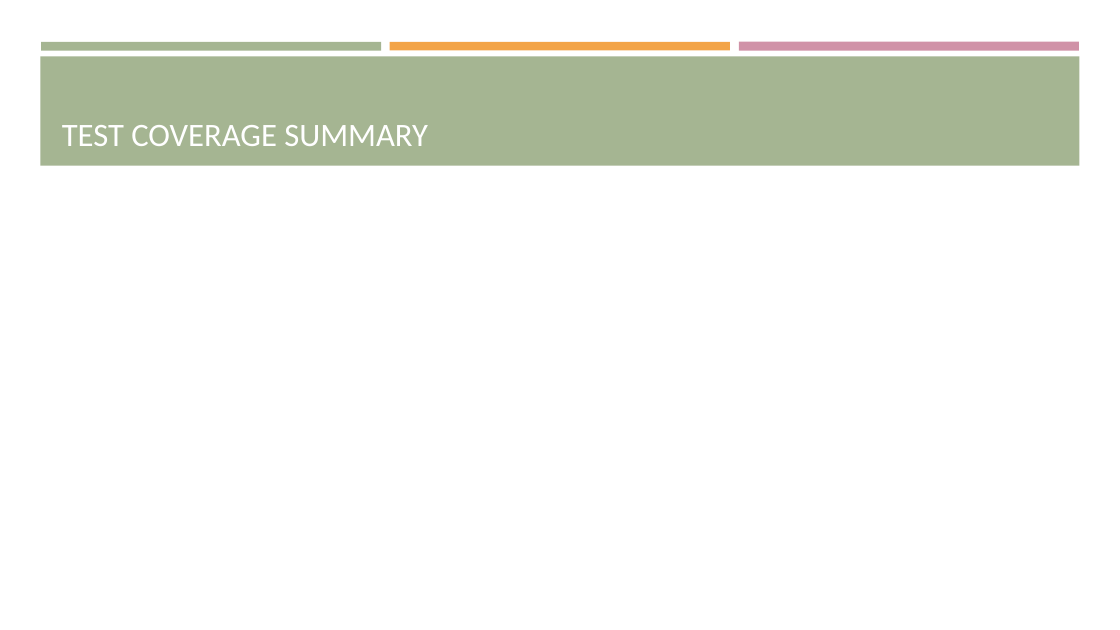
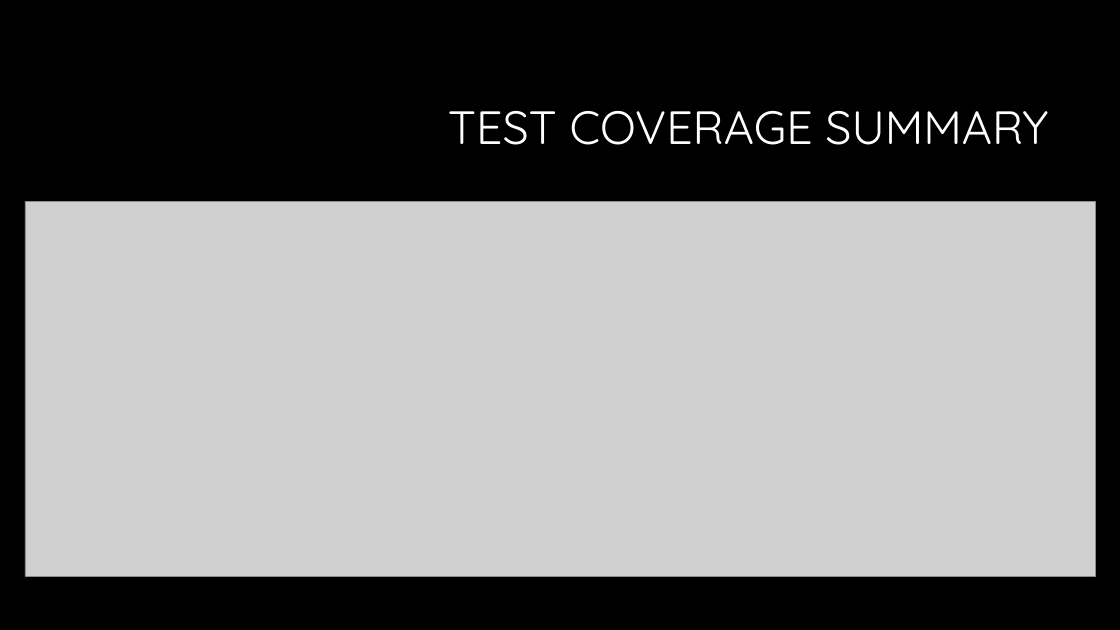
Before and after one commit to hedeen/tp_2_stockmate, a slide deck: slide 9 of tp_2_stockmate/documentation/TP_2_2_Presentation_StockMate.pptx (slide 7 before the commit). Drawn at 1120x630 pixels with LibreOffice and Linux fonts; fonts in the diff are those of the drawing; grey boxes stand for pictures; background and template pictures are left out. Boxes give left, top, right and bottom in pixels: in the first picture for what was removed or moved away, otherwise in the second. Text is boxed around its words. In the diff, an @@ line names an element or a change of style, - is before the commit and + after.

Commit message:
updated powerpoint: includes uml diagram, updated background, formatting

```diff
--- a/tp_2_stockmate/documentation/TP_2_2_Presentation_StockMate.pptx
+++ b/tp_2_stockmate/documentation/TP_2_2_Presentation_StockMate.pptx
@@ background #FFFFFF to #000000 @@
@@ rectangle removed at [40,56,1080,166] @@
@@ rectangle removed at [41,42,381,50] @@
@@ rectangle removed at [390,42,730,50] @@
@@ rectangle removed at [739,42,1079,51] @@
@@ title "TEST COVERAGE SUMMARY": place and size @@
-title "TEST COVERAGE SUMMARY" at [62,125,428,146]
+title "TEST COVERAGE SUMMARY" at [448,111,1048,145]
@@ title "TEST COVERAGE SUMMARY" at [448,111,1048,145]: size 28 to 40 pt, font Calibri to Quicksand; alignment left to right; line spacing 1 to 0.9; vertical alignment bottom to middle @@
@@ picture added at [25,202,1096,576] @@
```
Also in this commit, not shown: 5 other slides changed, 3 slides added, 1 slide removed.
